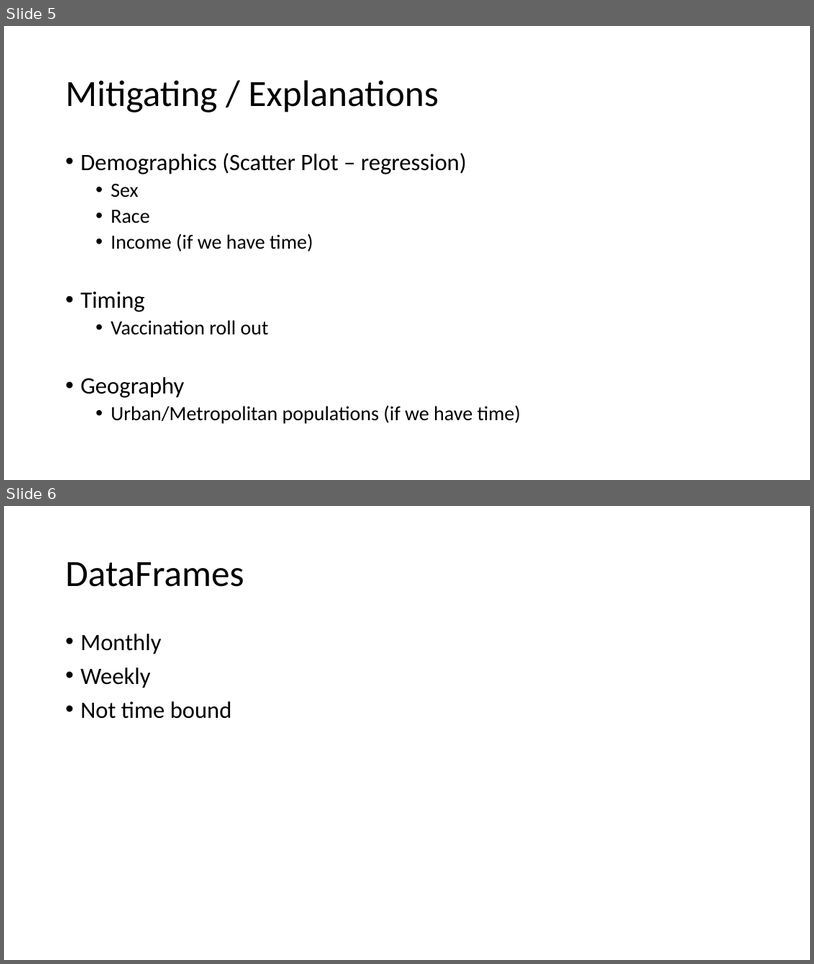
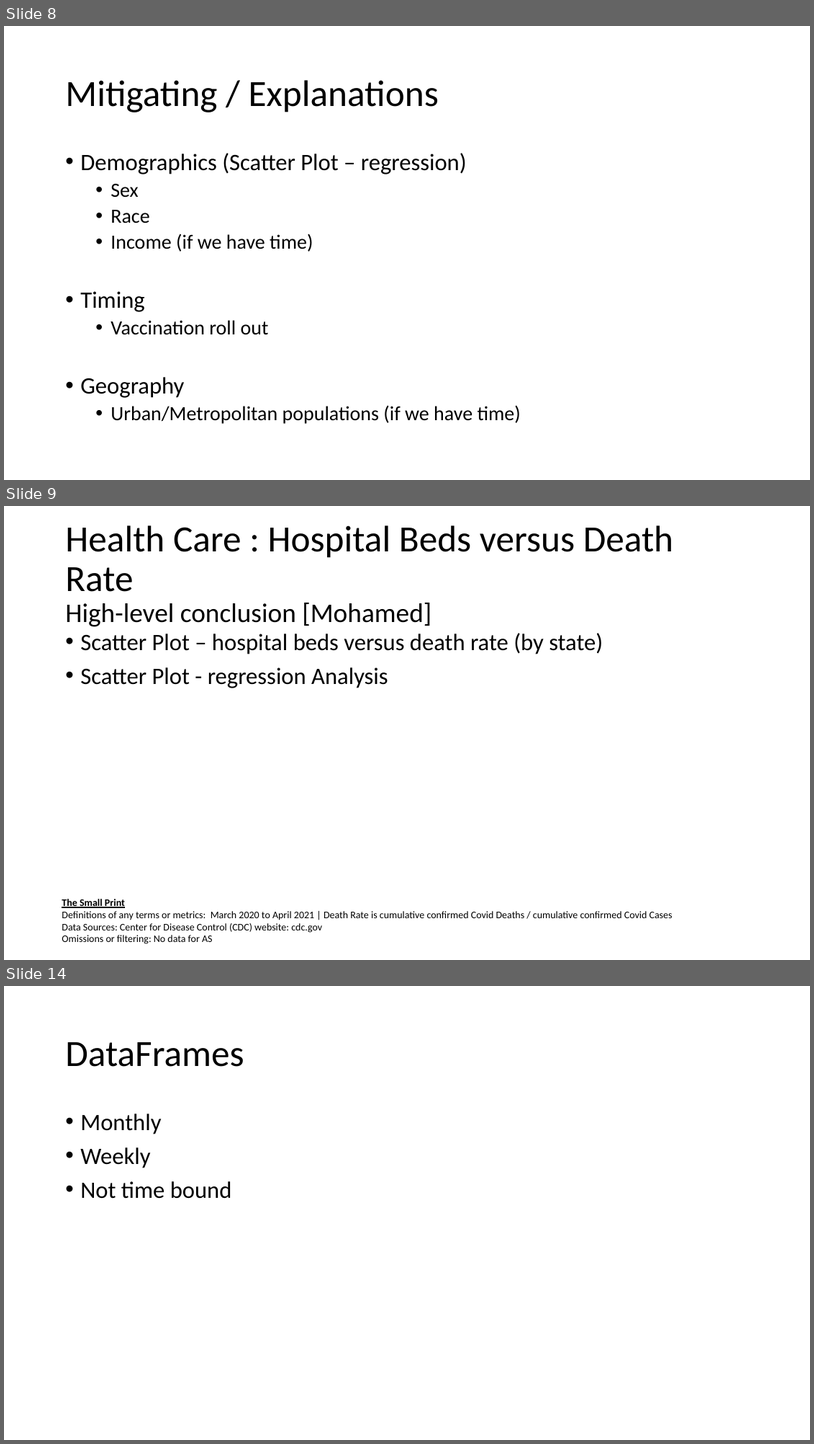
Before and after one commit to jenniecinelli/project_one, a slide deck: Folder0/Presentation1.pptx. Shown one above the other, each under a label of ours: slides 5 and 6 before the commit, slides 8, 9 and 14 after it; the slides between them are not shown. The pictures are 814x964 and 814x1444 pixels, drawn with LibreOffice and Linux fonts; fonts in the diff are those of the drawing. Boxes give left, top, right and bottom in pixels: in the first picture for what was removed or moved away, otherwise in the second. Text is boxed around its words. In the diff, an @@ line names an element or a change of style, - is before the commit and + after.

```diff
--- a/Folder0/Presentation1.pptx
+++ b/Folder0/Presentation1.pptx
@@ slide 9 added at (x1=4, y1=506, x2=810, y2=960), background #FFFFFF @@
@@ title added at (x1=65, y1=525, x2=674, y2=627), 44 pt, text #000000 @@
+Health Care : Hospital Beds versus Death Rate
+High-level conclusion [Mohamed]
@@ text added at (x1=80, y1=633, x2=603, y2=688), 28 pt, text #000000 @@
+• Scatter Plot – hospital beds versus death rate (by state)
+• Scatter Plot - regression Analysis
@@ text added at (x1=62, y1=898, x2=673, y2=944), 12 pt, text #000000 @@
+The Small Print
+Definitions of any terms or metrics: March 2020 to April 2021 | Death Rate is cumulative confirmed Covid Deaths / cumulative confirmed Covid Cases
+Data Sources: Center for Disease Control (CDC) website: cdc.gov
+Omissions or filtering: No data for AS
@@ what was slide 5 is now slide 8 @@
@@ what was slide 6 is now slide 14 @@
```
Also in this commit, not shown: 8 other slides added, 1 slide removed, 1 other file.
